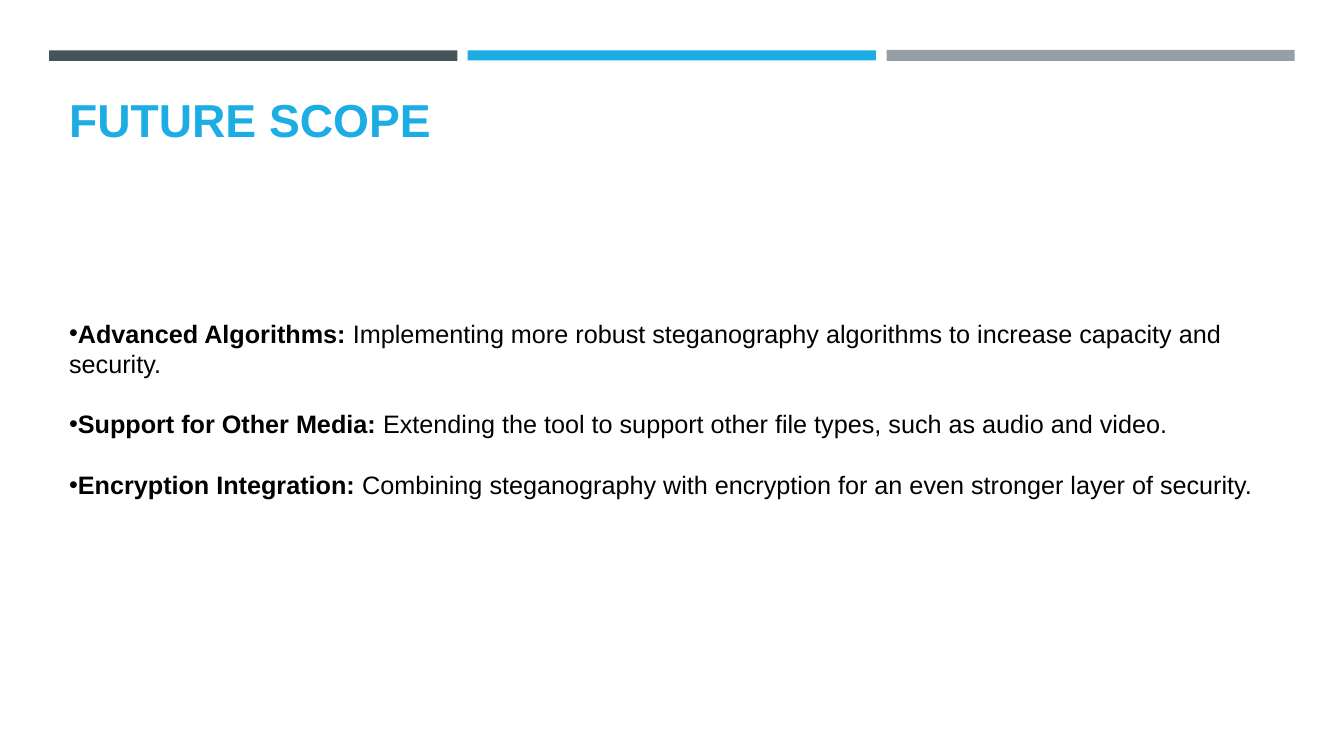
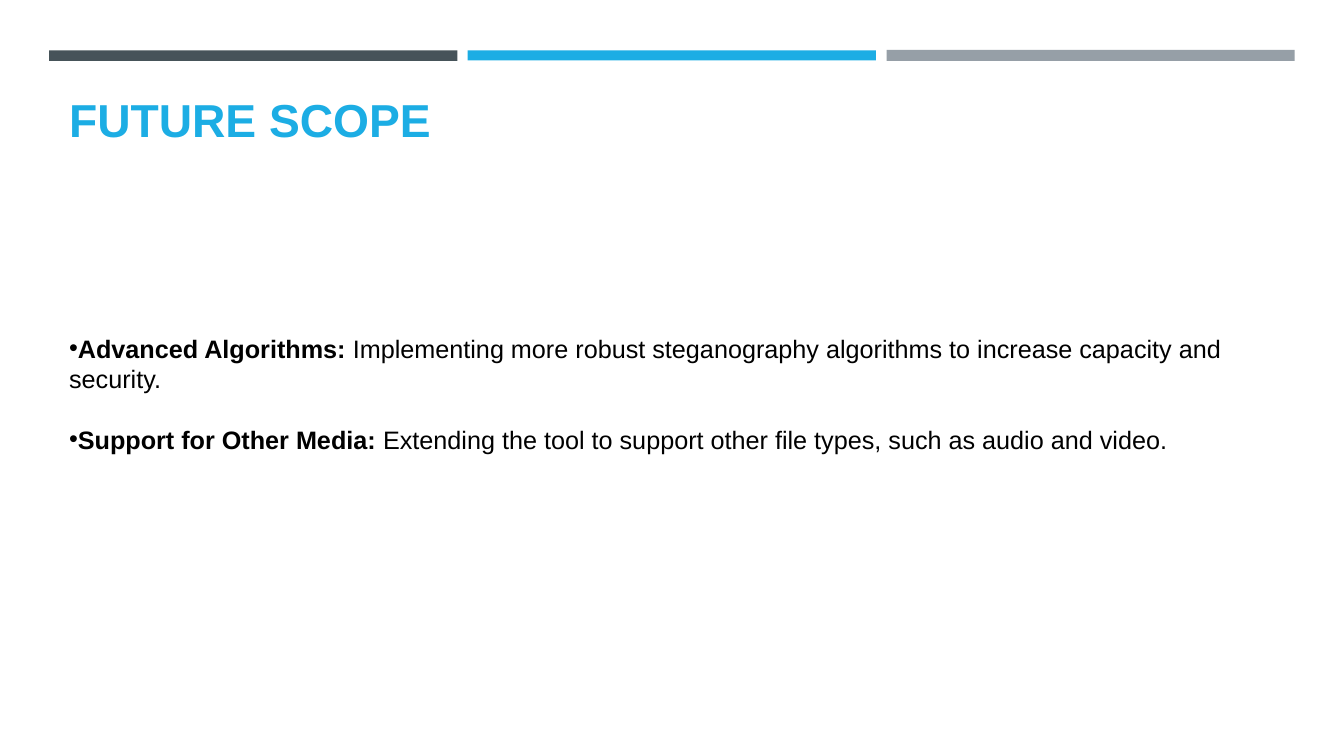
Before and after one commit to Karthik7375/Steganography, a slide deck: slide 17 of Karthik_Ganesh_Project.pptx. Drawn at 1344x756 pixels with LibreOffice and Linux fonts; fonts in the diff are those of the drawing; background and template pictures are left out. Boxes give left, top, right and bottom in pixels: in the first picture for what was removed or moved away, otherwise in the second. Text is boxed around its words. In the diff, an @@ line names an element or a change of style, - is before the commit and + after.

```diff
--- a/Karthik_Ganesh_Project.pptx
+++ b/Karthik_Ganesh_Project.pptx
@@ text "Advanced Algorithms: Implementing more robust ...": place and size @@
-text "Advanced Algorithms: Implementing more robust ..." at (69, 324, 1252, 500)
+text "Advanced Algorithms: Implementing more robust ..." at (69, 339, 1221, 454)
@@ text at (78, 475, 1252, 500): paragraph removed @@
-• Encryption Integration: Combining steganography with encryption for an even stronger layer of security.
```
Also in this commit, not shown: 3 other slides changed, 2 other files.
